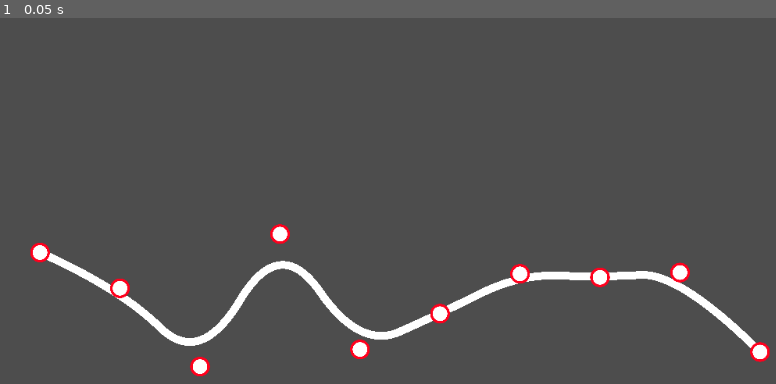
Above: before the commit, frame 1.
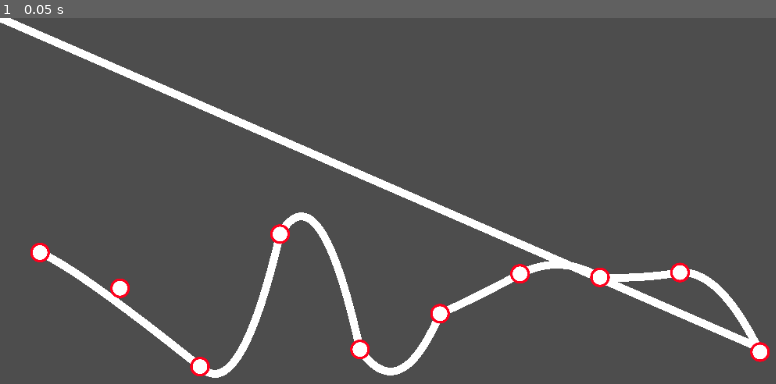
Above: after the commit, the same moment.

Repository: rapfamily4/B-spline-editor
Game: Godot game, scene res://scenes/workbench/workbench.tscn
Two runs of this game, one before a commit and one after it. Both use one fixed random seed, a clock stepped at 60 frames per second and the inputs below.
Inputs:
- Up to frame 1 (0.05 s): no input

The runs differ from the first frame. In frame 1, 6.1% of the frame differs, in the area x 0-98%, y 0-99%.

Commit message:
Rewriting with new formalism.

Diff:
--- a/scenes/spline/spline.gd
+++ b/scenes/spline/spline.gd
@@ -1,13 +1,14 @@
 extends Node2D
 
-const SPLINE_DEGREE: int = 3 # k
-const CONTROL_POINTS_COUNT: int = 10 # n + 1
+const SPLINE_DEGREE: int = 2 # k
+const CONTROL_POINTS_COUNT: int = 10 # n
+# m = n + k = knots.size - 1
 
 @onready var line_renderer: Line2D = $LineRenderer
 @onready var control_points_tree: Node2D = $ControlPoints
 @onready var control_point_scene: PackedScene = preload("res://scenes/control_point/control_point.tscn")
 
-var knots: Array[float] # The knot vector is normalized in the interval [0, 1].
+var knots: Array[float] # It must be normalized in the interval [0, 1].
 
 
 func _ready():
@@ -29,47 +30,47 @@
 	new_point.position = point_position
 	control_points_tree.add_child(new_point)
 
-func remove_control_point(point: Marker2D) -> void:
-	control_points_tree.remove_child(point)
-
 func generate_knots(clamped: bool = false) -> void:
-	for i: int in range(CONTROL_POINTS_COUNT + SPLINE_DEGREE):
+	for i: int in range(CONTROL_POINTS_COUNT + SPLINE_DEGREE + 1):
 		if clamped:
-			if i in range(SPLINE_DEGREE):
+			if i in range(SPLINE_DEGREE + 1):
 				knots.append(0)
-			elif i in range(CONTROL_POINTS_COUNT, CONTROL_POINTS_COUNT + SPLINE_DEGREE):
+			elif i in range(CONTROL_POINTS_COUNT, CONTROL_POINTS_COUNT + SPLINE_DEGREE + 1):
 				knots.append(1)
 			else:
-				knots.append(float(i - SPLINE_DEGREE + 1) / float(CONTROL_POINTS_COUNT - SPLINE_DEGREE + 1))
+				knots.append(float(i - SPLINE_DEGREE) / float(CONTROL_POINTS_COUNT - SPLINE_DEGREE))
 		else:
-			knots.append(float(i) / float(CONTROL_POINTS_COUNT + SPLINE_DEGREE - 1))
+			knots.append(float(i) / float(CONTROL_POINTS_COUNT + SPLINE_DEGREE))
 
 		print("Generated knot #" + str(i) + ":    " + str(knots[i]))
 
 func update_curve(resolution: int = 256) -> void:
 	for i: int in range(resolution + 1):
-		var evaluation_point: float = lerpf(knots[SPLINE_DEGREE - 1], knots[CONTROL_POINTS_COUNT],
+		# a <= t <= b, where knots[k] <= a and knots[n] >= b
+		var evaluation_point: float = lerpf(knots[SPLINE_DEGREE], knots[CONTROL_POINTS_COUNT],
 				float(i) / float(resolution))
 		line_renderer.add_point(evaluate_curve(evaluation_point))
 
 func evaluate_curve(evaluation_point: float) -> Vector2:
-	assert(knots[SPLINE_DEGREE - 1] <= evaluation_point and evaluation_point <= knots[CONTROL_POINTS_COUNT])
-	for i: int in range(SPLINE_DEGREE - 1, CONTROL_POINTS_COUNT + SPLINE_DEGREE - 1):
-		if knots[i] <= evaluation_point and evaluation_point <= knots[i + 1]:
-			return de_boor_cox(i, SPLINE_DEGREE - 1, evaluation_point)
+	assert(knots[SPLINE_DEGREE] <= evaluation_point and evaluation_point <= knots[CONTROL_POINTS_COUNT])
+	for j: int in range(SPLINE_DEGREE, CONTROL_POINTS_COUNT):
+		if knots[j] <= evaluation_point and evaluation_point < knots[j + 1]:
+			return de_boor_cox(j, SPLINE_DEGREE, evaluation_point)
 	return Vector2.ZERO
 
 func aux(control_point: int, degree: int, evaluation_point: float) -> float:
-	return ((evaluation_point - knots[control_point])
-			/ (knots[control_point + SPLINE_DEGREE - degree] - knots[control_point]))
+	if knots[control_point] < knots[control_point + degree]:
+		return ((evaluation_point - knots[control_point])
+			/ (knots[control_point + degree] - knots[control_point]))
+	return 0
 
 func de_boor_cox(control_point: int, degree: int, evaluation_point: float) -> Vector2:
 	assert(0 <= control_point and control_point < CONTROL_POINTS_COUNT)
-	assert(0 <= degree and degree <= SPLINE_DEGREE - 1)
-	assert(knots[0] <= evaluation_point and evaluation_point <= knots[CONTROL_POINTS_COUNT + SPLINE_DEGREE - 1])
+	assert(0 <= degree and degree <= SPLINE_DEGREE)
 	if degree == 0:
 		return control_points_tree.get_child(control_point).position
-	var aux_val: float = aux(control_point, degree, evaluation_point)
-	var de_boor0: Vector2 = de_boor_cox(control_point - 1, degree - 1, evaluation_point)
-	var de_boor1: Vector2 = de_boor_cox(control_point, degree - 1, evaluation_point)
-	return (1 - aux_val) * de_boor0 + aux_val * de_boor1
+	var r: int = degree - 1
+	var aux_val: float = aux(control_point, degree - r, evaluation_point)
+	var de_boor0: Vector2 = de_boor_cox(control_point, r, evaluation_point)
+	var de_boor1: Vector2 = de_boor_cox(control_point - 1, r, evaluation_point)
+	return aux_val * de_boor0 + (1 - aux_val) * de_boor1
